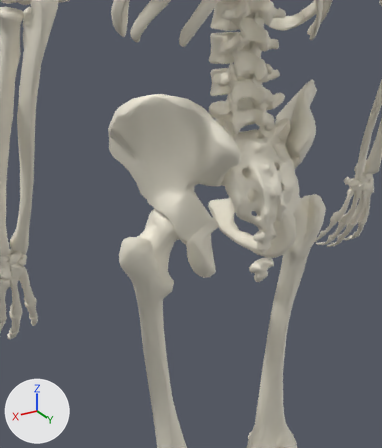
One commit to the glTF model app/model/skeleton.glb: the scene before it, then after it.
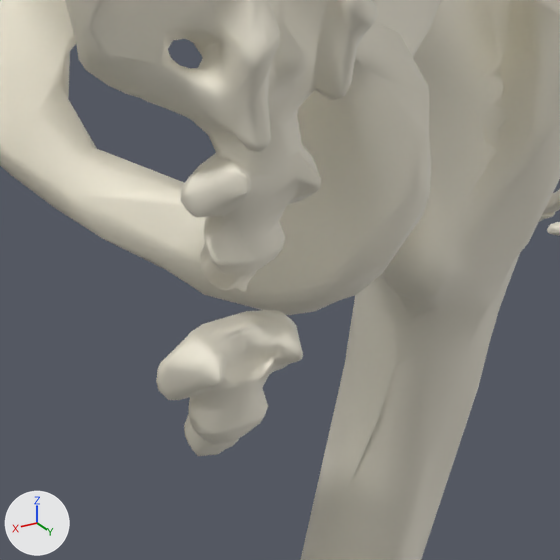
Old and new are each drawn from a camera (50 mm lens) standing at (0.3368, 0.3847, 1.0567) and looking at (0.0579, -0.0802, 0.8242) and again close up on the part from 58% to 83% of the width and 46% to 67% of the height. The axes (+X, +Y, +Z) are drawn at lower left. The lights are the same throughout. The first two pictures are the older version. Where no turn or scale is listed for an object, it has been applied to the vertices.

Objects in the first close-up: 'femur_R_FMA24474', 'os_coccygis_M_ZA-coccyx', 'os_coxae_R_FMA16586', 'os_sacrum_M_FMA16202' and 3 more.
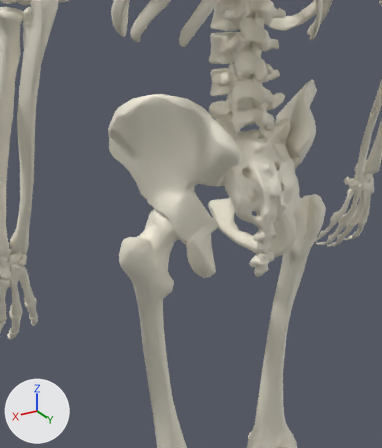
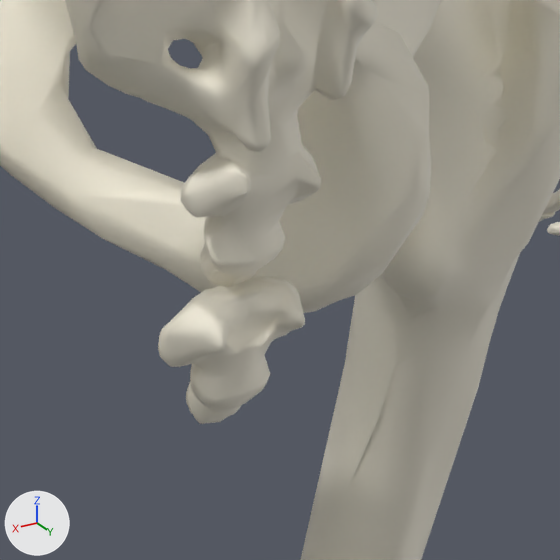
Scene script edits in JSON lines:
```json
{"op": "set", "path": "ob_os_coccygis_m_za_coccyx.location", "old": "(0.001, -0.0233, 0.7751)", "new": "(0.001, -0.0233, 0.7822)"}
```

Changed parts and their boxes (x1, y1, x2, y2) in the close-ups (560 x 560 px):
```json
{"object": "os_coccygis_M_ZA-coccyx", "change": "moved", "before": [156, 310, 303, 456], "after": [158, 277, 305, 424]}
```
